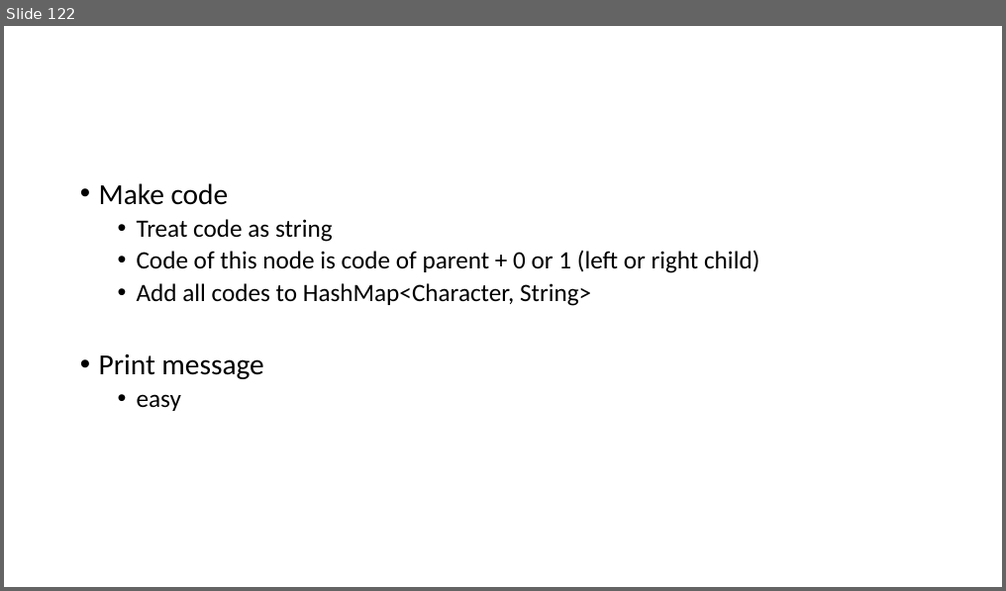
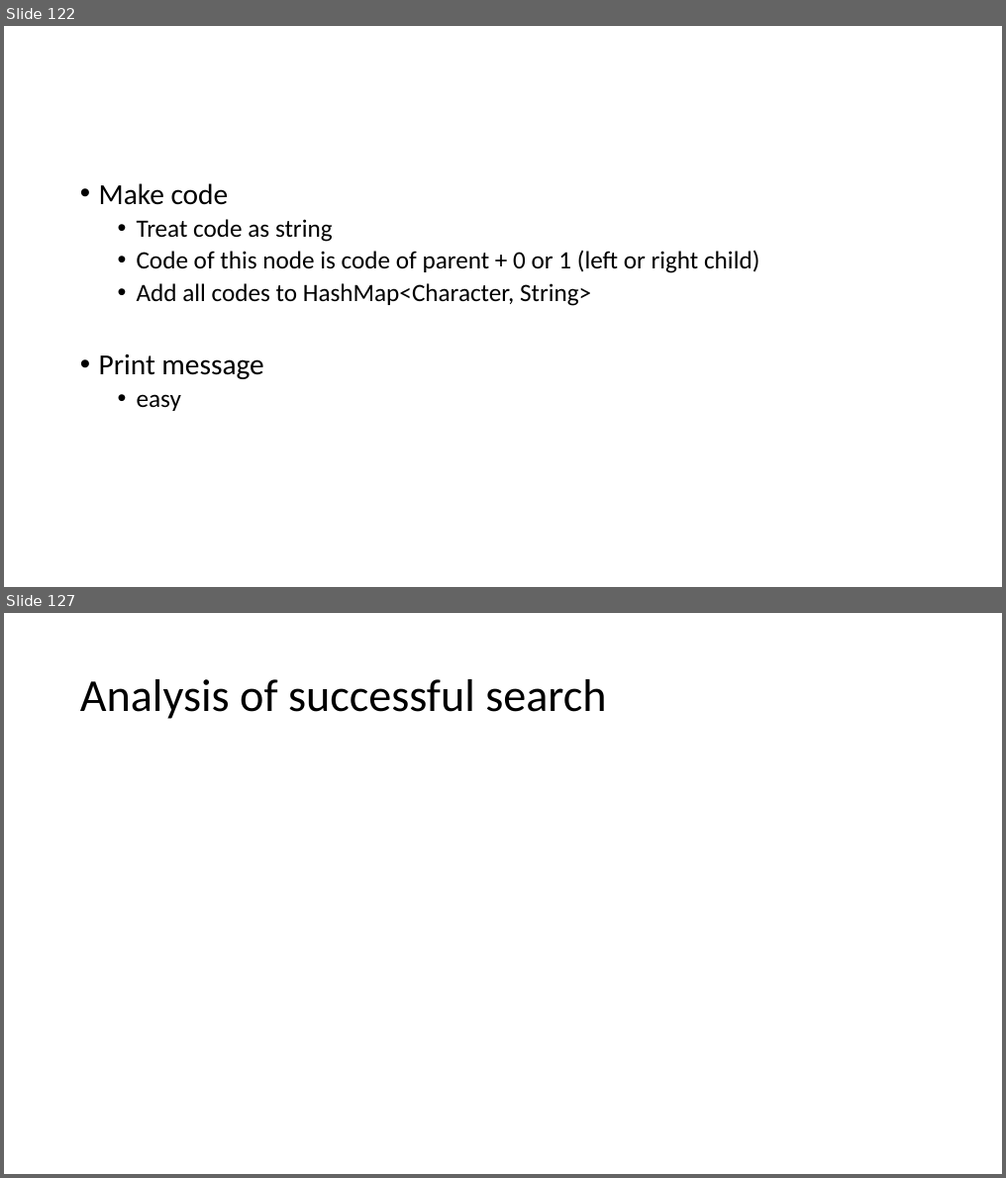
Before and after one commit to skalakm/232, a slide deck: notes.pptx. Shown one above the other, each under a label of ours: slide 122 before the commit, slides 122 and 127 after it; the slides between them are not shown. The pictures are 1006x591 and 1006x1178 pixels, drawn with LibreOffice and Linux fonts; fonts in the diff are those of the drawing; grey boxes stand for pictures. Boxes give left, top, right and bottom in pixels: in the first picture for what was removed or moved away, otherwise in the second. Text is boxed around its words. In the diff, an @@ line names an element or a change of style, - is before the commit and + after.

```diff
--- a/notes.pptx
+++ b/notes.pptx
@@ slide 127 added at box(4, 613, 1002, 1174), background #FFFFFF @@
@@ title added at box(80, 679, 606, 719), 44 pt, text #000000 @@
+Analysis of successful search
```
Also in this commit, not shown: 5 other slides added.
